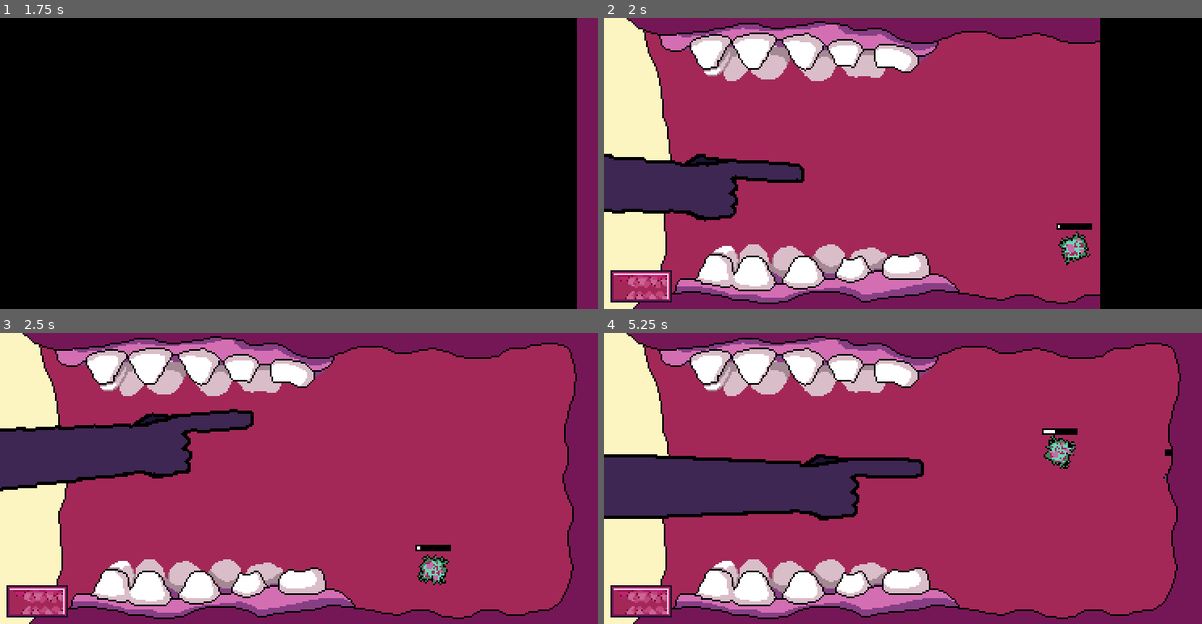
Above: before the commit, frames 1-4 (two rows, left to right).
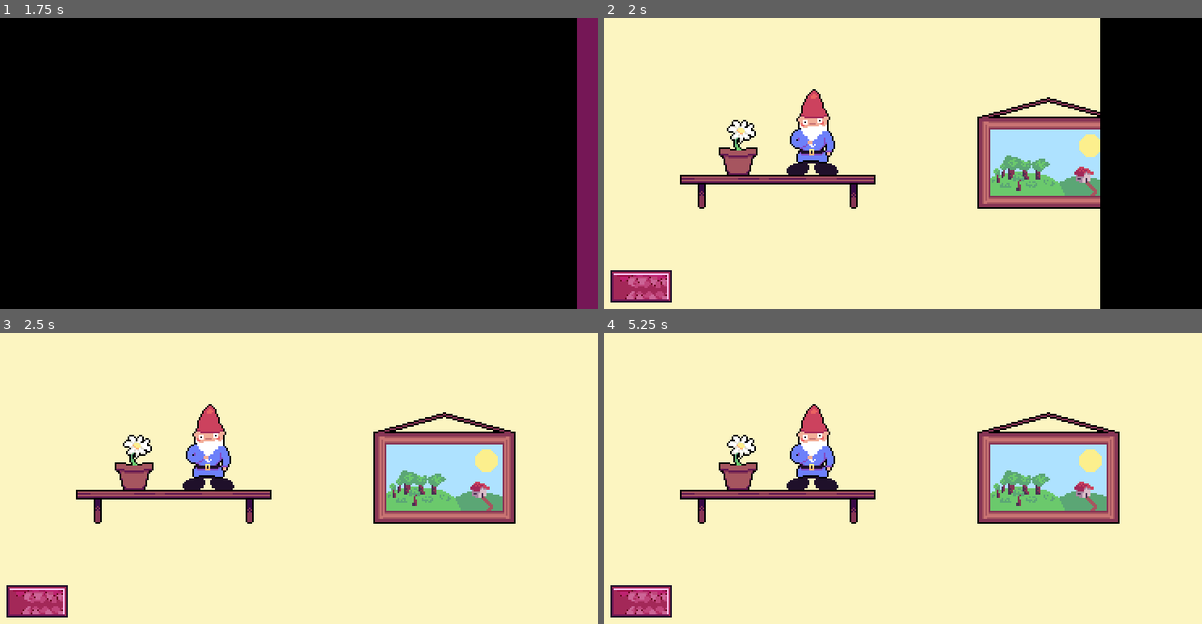
Above: after the commit, the same moments.

Repository: mOtHNOg/Godot-Wild-Jam--35
Game: Godot game, scene res://scenes/SceneManager.tscn
Two runs of this game, one before a commit and one after it. Both use one fixed random seed, a clock stepped at 60 frames per second and the inputs below. Sound files missing from this copy of the repository are replaced by a short silence.
Inputs (mouse positions are in pixels of both pictures, inside the frame that each line leads up to):
- Up to frame 1 (1.75 s): move the mouse to (430, 148) at 0.52 s; hold Right (right) from 0.53 s (still down); click (430, 148) at 0.6 s; tap W (up) at 0.77, 1.52 s; move the mouse to (179, 178) at 1.27 s; tap Space (space) at 1.35 s
- Up to frame 2 (2 s): keep holding Right (right)
- Up to frame 3 (2.5 s): move the mouse to (358, 414) at 2.02 s; release Right (right) at 2.03 s; hold A (left) from 2.03 s (still down); click (358, 414) at 2.1 s
- Up to frame 4 (5.25 s): move the mouse to (873, 536) at 2.77 s; release A (left) at 2.78 s; hold Right (right) 2.78-4.28 s; tap Space (space) at 2.85, 4.35 s; tap W (up) at 3.02, 3.77, 4.52 s; move the mouse to (1082, 522) at 3.52 s; click (1082, 522) at 3.6 s; move the mouse to (723, 434) at 4.27 s; hold A (left) 4.28-5.03 s; move the mouse to (932, 478) at 5.02 s; hold Right (right) from 5.03 s (still down); click (932, 478) at 5.1 s

Frame 1 is identical in both runs. In frame 2, 75% of the frame differs, in the area x 0-83%, y 0-100%; in frame 3, 93%; in frame 4, 93%, in the area x 0-100%, y 0-100%.

Commit message:
the view switching problem was really obvious

Diff:
--- a/scripts/Mouth.gd
+++ b/scripts/Mouth.gd
@@ -20,7 +20,6 @@
 
 func _ready() -> void:
 	Global.mouth = self
-	print(damaged_teeth_textures["slightly_damaged"]["background"])
 
 func _physics_process(_delta):
 	# when disabled is true, visible will be false and vice versa
--- a/scripts/SceneManager.gd
+++ b/scripts/SceneManager.gd
@@ -35,12 +35,13 @@
 var needs_disabling_groups: Dictionary
 
 func _ready():
+	Global.views.active = Global.mouth
+	Global.views.inactive = Global.wall
+
 	if Global.did_tutorial == true:
 		Global.screen_flash(Global.mouth, 0.5, Color(0.988, 0.961, 0.757, 0.9))
 
 func _process(delta):
-	Global.views.active = Global.mouth
-	Global.views.inactive = Global.wall
 
 	needs_disabling_groups= {
 		"active" : needs_disabling_group_name_template.format({"view" : Global.views.active.name}),
